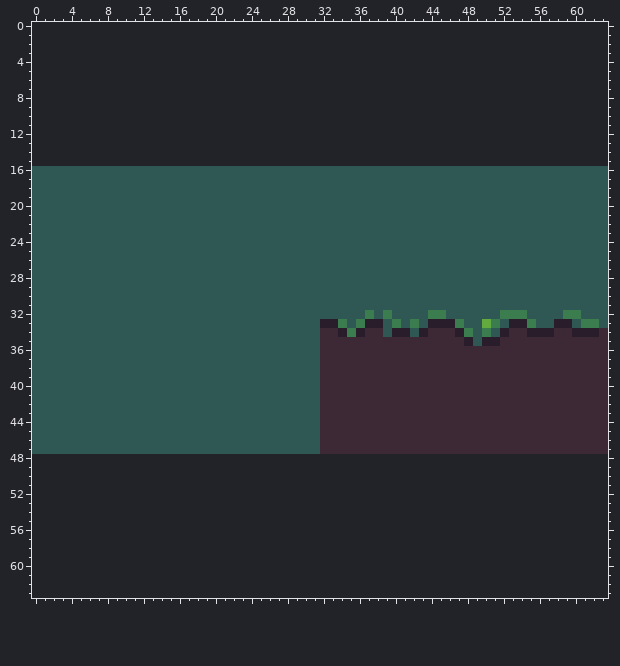
Two states of a pixel-art file, aseprite/spritesheets.aseprite. Above is the file before it was changed.
64x32 pixels, 1 frame. Colours within 5 levels of each other are drawn and written as one. The old version is drawn lined up with the new one, on the new canvas.
After:
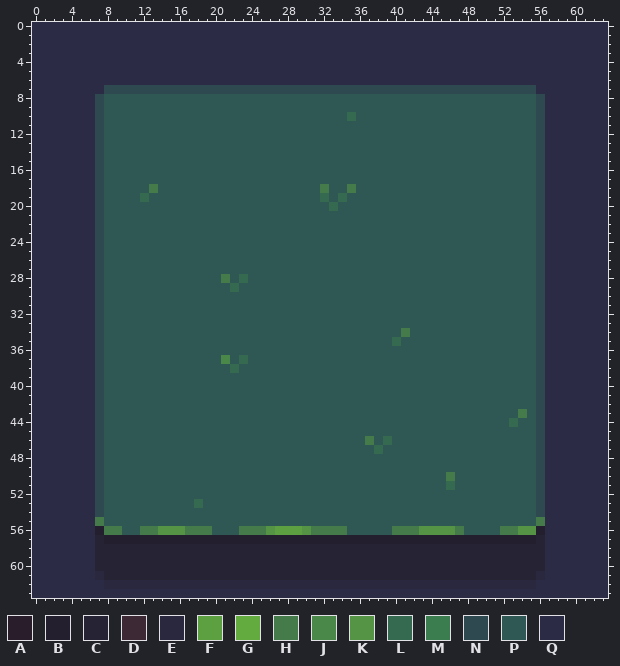
Palette (. is transparent): A #291d2b  B #231f2e  C #262334  D #3d2936  E #29283f  F #5ca042  G #63ab3f  H #457a4a  J #4a8849  K #559445  L #356a51  M #3b7d4f  N #2e494f  P #2f5753  Q #2b2b45
The edit:
canvas 64x32 -> 64x64, the old top-left corner now at 0,16
y 0..6: x 0..63 ................................................................ -> QQQQQQQQQQQQQQQQQQQQQQQQQQQQQQQQQQQQQQQQQQQQQQQQQQQQQQQQQQQQQQQQ
y 7: x 0..63 ................................................................ -> QQQQQQQQNNNNNNNNNNNNNNNNNNNNNNNNNNNNNNNNNNNNNNNNNNNNNNNNQQQQQQQQ
y 8..9: x 0..63 ................................................................ -> QQQQQQQNPPPPPPPPPPPPPPPPPPPPPPPPPPPPPPPPPPPPPPPPPPPPPPPPNQQQQQQQ
y 10: x 0..63 ................................................................ -> QQQQQQQNPPPPPPPPPPPPPPPPPPPPPPPPPPPLPPPPPPPPPPPPPPPPPPPPNQQQQQQQ
y 11..15: x 0..63 ................................................................ -> QQQQQQQNPPPPPPPPPPPPPPPPPPPPPPPPPPPPPPPPPPPPPPPPPPPPPPPPNQQQQQQQ
y 16..17: x 0..7 PPPPPPPP -> QQQQQQQN; x 56..63 PPPPPPPP -> NQQQQQQQ
y 18: x 0..7 PPPPPPPP -> QQQQQQQN; x 13 P -> H; x 32 P -> H; x 35 P -> H; x 56..63 PPPPPPPP -> NQQQQQQQ
y 19: x 0..7 PPPPPPPP -> QQQQQQQN; x 12 P -> L; x 32 P -> L; x 34 P -> L; x 56..63 PPPPPPPP -> NQQQQQQQ
y 20: x 0..7 PPPPPPPP -> QQQQQQQN; x 33 P -> L; x 56..63 PPPPPPPP -> NQQQQQQQ
y 21..27: x 0..7 PPPPPPPP -> QQQQQQQN; x 56..63 PPPPPPPP -> NQQQQQQQ
y 28: x 0..7 PPPPPPPP -> QQQQQQQN; x 21 P -> H; x 23 P -> L; x 56..63 PPPPPPPP -> NQQQQQQQ
y 29: x 0..7 PPPPPPPP -> QQQQQQQN; x 22 P -> L; x 56..63 PPPPPPPP -> NQQQQQQQ
y 30..31: x 0..7 PPPPPPPP -> QQQQQQQN; x 56..63 PPPPPPPP -> NQQQQQQQ
y 32: x 0..7 PPPPPPPP -> QQQQQQQN; x 37 M -> P; x 39 M -> P; x 44..45 MM -> PP; x 52..54 MMM -> PPP; x 56..63 PPPMMPPP -> NQQQQQQQ
y 33: x 0..7 PPPPPPPP -> QQQQQQQN; x 32..34 AAM -> PPP; x 36..38 MAA -> PPP; x 40 M -> P; x 42 M -> P; x 44..47 AAAM -> PPPP; x 50..51 GM -> PP; x 53..63 AAMPPAAPMMP -> PPPNQQQQQQQ
y 34: x 0..7 PPPPPPPP -> QQQQQQQN; x 32..38 DDAMADD -> PPPPPPP; x 40..41 AA -> PH; x 43..48 ADDDAM -> PPPPPP; x 50 M -> P; x 52..63 ADDAAADDAAAD -> PPPPNQQQQQQQ
y 35: x 0..7 PPPPPPPP -> QQQQQQQN; x 32..48 DDDDDDDDDDDDDDDDA -> PPPPPPPPLPPPPPPPP; x 50..63 AADDDDDDDDDDDD -> PPPPPPNQQQQQQQ
y 36: x 0..7 PPPPPPPP -> QQQQQQQN; x 32..63 DDDDDDDDDDDDDDDDDDDDDDDDDDDDDDDD -> PPPPPPPPPPPPPPPPPPPPPPPPNQQQQQQQ
y 37: x 0..7 PPPPPPPP -> QQQQQQQN; x 21 P -> J; x 23 P -> L; x 32..63 DDDDDDDDDDDDDDDDDDDDDDDDDDDDDDDD -> PPPPPPPPPPPPPPPPPPPPPPPPNQQQQQQQ
y 38: x 0..7 PPPPPPPP -> QQQQQQQN; x 22 P -> L; x 32..63 DDDDDDDDDDDDDDDDDDDDDDDDDDDDDDDD -> PPPPPPPPPPPPPPPPPPPPPPPPNQQQQQQQ
y 39..42: x 0..7 PPPPPPPP -> QQQQQQQN; x 32..63 DDDDDDDDDDDDDDDDDDDDDDDDDDDDDDDD -> PPPPPPPPPPPPPPPPPPPPPPPPNQQQQQQQ
y 43: x 0..7 PPPPPPPP -> QQQQQQQN; x 32..63 DDDDDDDDDDDDDDDDDDDDDDDDDDDDDDDD -> PPPPPPPPPPPPPPPPPPPPPPHPNQQQQQQQ
y 44: x 0..7 PPPPPPPP -> QQQQQQQN; x 32..63 DDDDDDDDDDDDDDDDDDDDDDDDDDDDDDDD -> PPPPPPPPPPPPPPPPPPPPPLPPNQQQQQQQ
y 45: x 0..7 PPPPPPPP -> QQQQQQQN; x 32..63 DDDDDDDDDDDDDDDDDDDDDDDDDDDDDDDD -> PPPPPPPPPPPPPPPPPPPPPPPPNQQQQQQQ
y 46: x 0..7 PPPPPPPP -> QQQQQQQN; x 32..63 DDDDDDDDDDDDDDDDDDDDDDDDDDDDDDDD -> PPPPPHPLPPPPPPPPPPPPPPPPNQQQQQQQ
y 47: x 0..7 PPPPPPPP -> QQQQQQQN; x 32..63 DDDDDDDDDDDDDDDDDDDDDDDDDDDDDDDD -> PPPPPPLPPPPPPPPPPPPPPPPPNQQQQQQQ
y 48..49: x 0..63 ................................................................ -> QQQQQQQNPPPPPPPPPPPPPPPPPPPPPPPPPPPPPPPPPPPPPPPPPPPPPPPPNQQQQQQQ
y 50: x 0..63 ................................................................ -> QQQQQQQNPPPPPPPPPPPPPPPPPPPPPPPPPPPPPPPPPPPPPPHPPPPPPPPPNQQQQQQQ
y 51: x 0..63 ................................................................ -> QQQQQQQNPPPPPPPPPPPPPPPPPPPPPPPPPPPPPPPPPPPPPPLPPPPPPPPPNQQQQQQQ
y 52: x 0..63 ................................................................ -> QQQQQQQNPPPPPPPPPPPPPPPPPPPPPPPPPPPPPPPPPPPPPPPPPPPPPPPPNQQQQQQQ
y 53: x 0..63 ................................................................ -> QQQQQQQNPPPPPPPPPPLPPPPPPPPPPPPPPPPPPPPPPPPPPPPPPPPPPPPPNQQQQQQQ
y 54: x 0..63 ................................................................ -> QQQQQQQNPPPPPPPPPPPPPPPPPPPPPPPPPPPPPPPPPPPPPPPPPPPPPPPPNQQQQQQQ
y 55: x 0..63 ................................................................ -> QQQQQQQHPPPPPPPPPPPPPPPPPPPPPPPPPPPPPPPPPPPPPPPPPPPPPPPPHQQQQQQQ
y 56: x 0..63 ................................................................ -> QQQQQQQBHHPPHHKKKHHHPPPHHHKFFFKHHHHPPPPPHHHKKKKHPPPPHHKKBQQQQQQQ
y 57: x 0..63 ................................................................ -> QQQQQQQCBBBBBBBBBBBBBBBBBBBBBBBBBBBBBBBBBBBBBBBBBBBBBBBBCQQQQQQQ
y 58..60: x 0..63 ................................................................ -> QQQQQQQCCCCCCCCCCCCCCCCCCCCCCCCCCCCCCCCCCCCCCCCCCCCCCCCCCQQQQQQQ
y 61: x 0..63 ................................................................ -> QQQQQQQECCCCCCCCCCCCCCCCCCCCCCCCCCCCCCCCCCCCCCCCCCCCCCCCEQQQQQQQ
y 62: x 0..63 ................................................................ -> QQQQQQQQEEEEEEEEEEEEEEEEEEEEEEEEEEEEEEEEEEEEEEEEEEEEEEEEQQQQQQQQ
y 63: x 0..63 ................................................................ -> QQQQQQQQQQQQQQQQQQQQQQQQQQQQQQQQQQQQQQQQQQQQQQQQQQQQQQQQQQQQQQQQ
